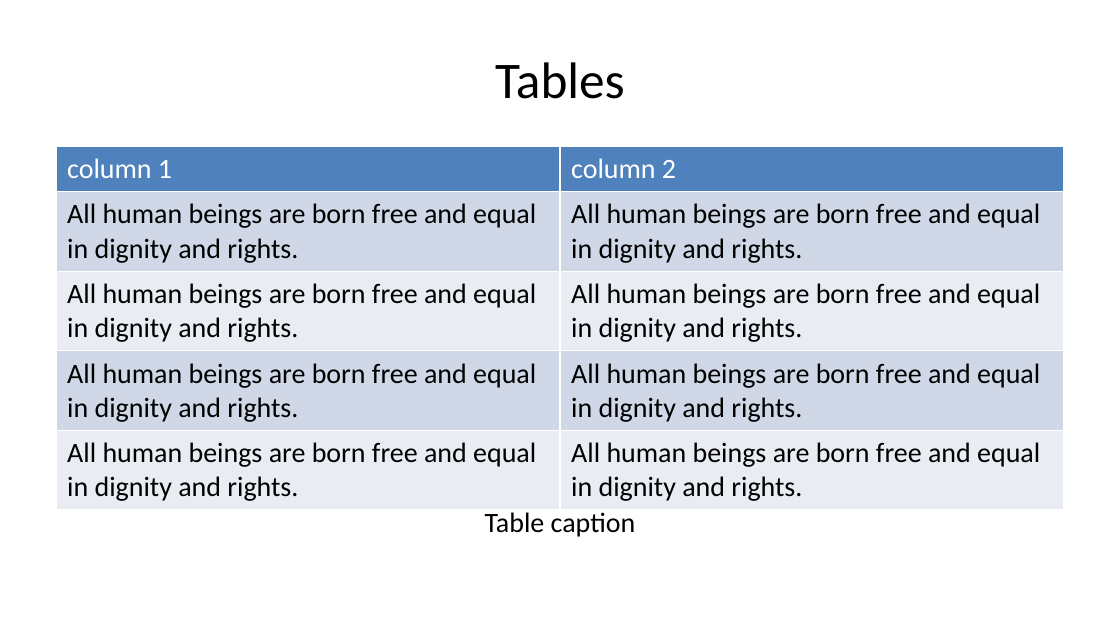
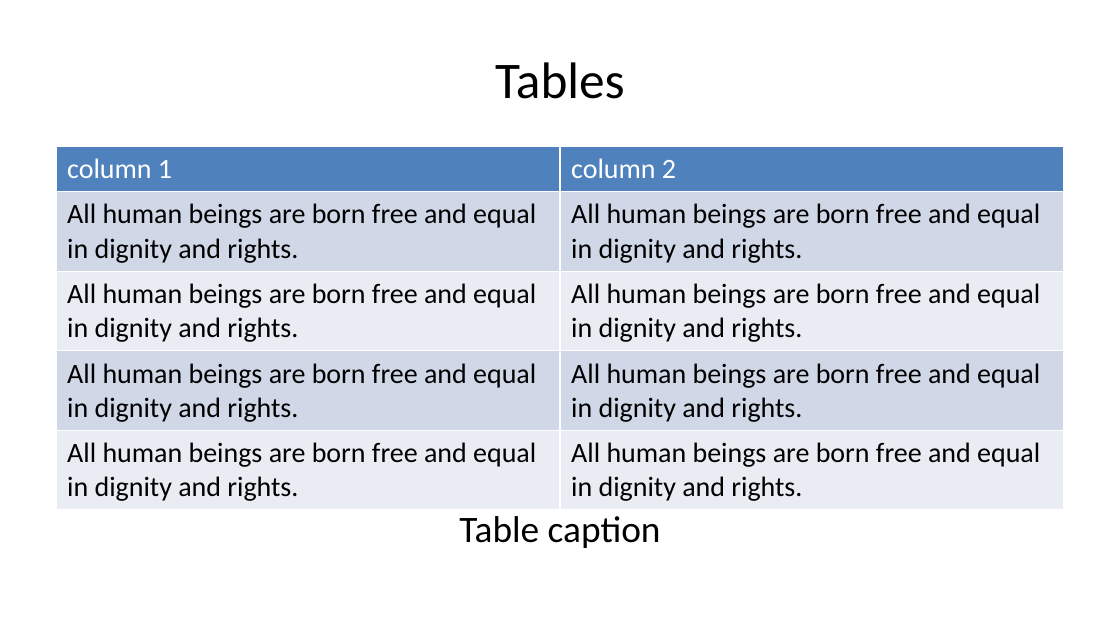
Before and after one commit to maehr/academic-pandoc-template, a slide deck: slide 15 of presentation/presentation.pptx. Drawn at 1120x630 pixels with LibreOffice and Linux fonts; fonts in the diff are those of the drawing. Boxes give left, top, right and bottom in pixels: in the first picture for what was removed or moved away, otherwise in the second. Text is boxed around its words. In the diff, an @@ line names an element or a change of style, - is before the commit and + after.

```diff
--- a/presentation/presentation.pptx
+++ b/presentation/presentation.pptx
@@ text "Table caption" at bbox=[459, 516, 661, 548]: size 18 to 24 pt; more space between paragraphs @@
```
Also in this commit, not shown: 2 other slides changed, 18 other files.
